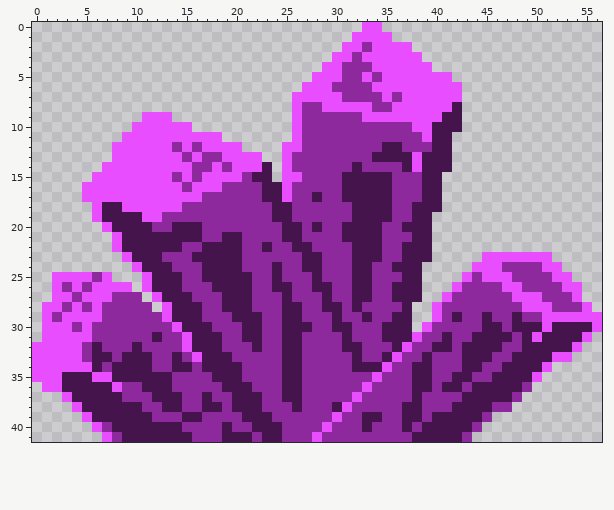
Edited in one commit: pixel-art file (external/cristals.aseprite). The picture above was drawn from the file before the commit.
57x42 pixels, 1 frame.
Now the later version:
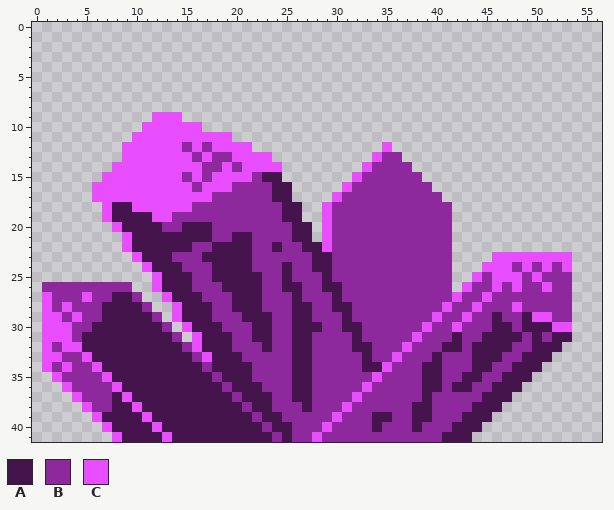
Palette (. is transparent): A #45144d  B #8d299c  C #e84eff
Edits made:
layer "Flattened" now hidden
layer "Flattened #2" now hidden
layer "Layer 2" now shown
layer "Flattened Copy Copy" added
Changed rows in their new state; - is an unchanged pixel.
first column x 0:
 0 ---------------------------------..----------------------
 1 --------------------------------....---------------------
 2 -------------------------------.......-------------------
 3 ------------------------------.........------------------
 4 -----------------------------...........-----------------
 5 ----------------------------..............---------------
 6 ---------------------------................--------------
 7 --------------------------.................--------------
 8 --------------------------.................--------------
 9 -----------.--C-----------.................--------------
10 ----------.-----C---------.................--------------
11 ---------.---------C------................---------------
12 --------.-----CBCB---C---..........C......---------------
13 --------.------CBC-B---C-.........CBB.....---------------
14 -------.--------C-BCB--CC........C---B....---------------
15 ------.-------CBCB---CB-A.......CBBB---..----------------
16 -----.---------CB--C---B-A.....CBBBB---B.----------------
17 -----.-----------C-----B-A....CBBBBB---BB----------------
18 ------.C-A-----C--------B-A..C--BBBB--BBBB---------------
19 ------.C---A-C----------B-A..C--BBBB--BBBB---------------
20 -------.C---A-B--A-------B-A.C-BBBB--BBBBB---------------
21 --------.C-------A-B-A---B-A.C-BBBB---BBBB---------------
22 --------.C-----A-B---A-BA-B-AC--BBB--BBBBB---------------
23 ---------.C--A--B----A-----B-A--BBB--BBBBB---.------CC---
24 ----------.C--A--B---A--BA-B-A--BB--BBBBBB--.--C-C--BC---
25 --......---.C--A-B----A-BA--BA--BB---BBBBB-.CB--C-C-BB---
26 -BB-B-BBBB-.C--A--B---A-B-A-B-A-BB--BBBBBB.C--CB---C-B.--
27 -CBB--BBAA--.C--A--B--A--BA--BA-BB--BBBBBBC--C--BBB---.--
28 --BCB-BAAAA--.C--A-B--A--B-A-B-AB----BBBBC--C---CBBB--..-
29 --CB-BBAAAAA-.C--A--B--A-B-A--BA-B--BBBB--BC-BA-BAC-BB...
30 -----BAAAAAAA-.C--A--B-A-B--A-B-A--BBBB---C--B-AB--ACC...
31 ----BAAAAAAA-A-.C--A-B-A-B-A---BA--BBB---BA-B---ABAB--..-
32 .-B--A-AAA-AAAABC--A--BA-B-A---B-A--B---B-AB---A-B---..--
33 .--BBC--A---AA-ABC--A----B-A----BA-B---BA--B--A-B---..---
34 .-B-BBCA----AA--AB---A---B-A----B-----B-A--B-A-B---.-----
35 ..-BBBB-------AAAAB--A---B-A----------B-A-B-A-B---.------
36 -..CBBBB-AA---AAAAAB--A--B-A----------B-AB-ABB---.-------
37 ---.CBBB-CAA---AA-AAB--A-B-A----------BA---BB---.--------
38 ----.CBB--CAA--AA--A-B-A--BA--B------B-A--BB--A.---------
39 -----.C----CAAA--AAAA-B-A--------B-A-B-ABBB--A-----------
40 ------.C----C--AAAA-AA-B-A-------BA--BABBB--A------------
41 -------.C----C--AAA---A-BA------------BBB--A-------------
Boxes around the changes in both pictures, in picture pixels (x1, y1, x2, y2):
changed: (32, 22, 602, 442)
